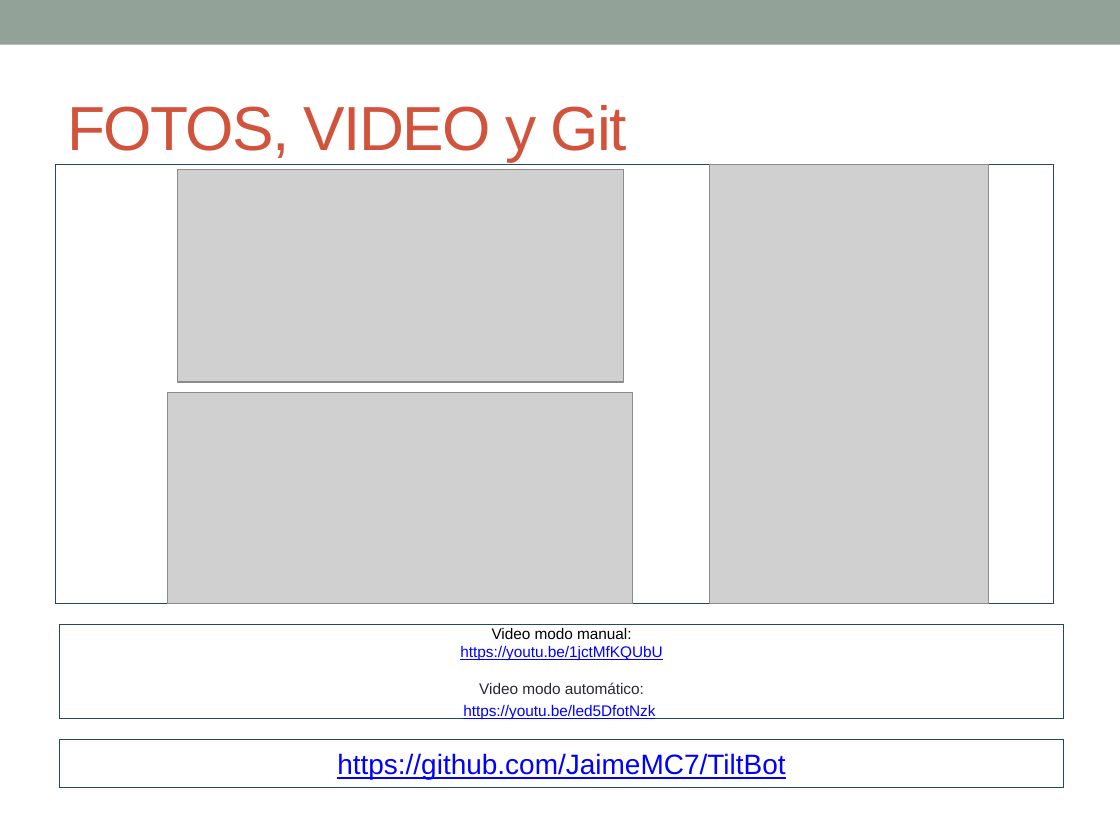
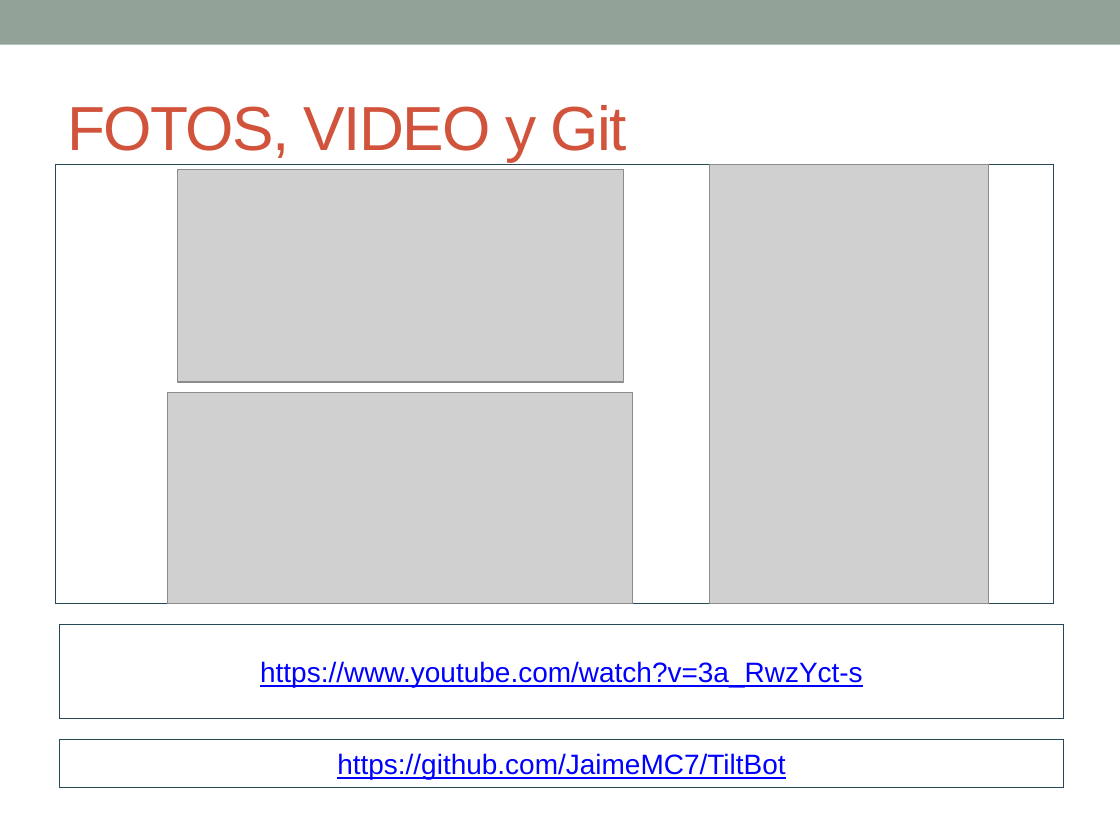
Before and after one commit to JaimeMC7/TiltBot, a slide deck: slide 4 of FINAL_PRESENTATION-TILTBOT-2024.pptx. Drawn at 1120x840 pixels with LibreOffice and Linux fonts; fonts in the diff are those of the drawing; grey boxes stand for pictures. Boxes give left, top, right and bottom in pixels: in the first picture for what was removed or moved away, otherwise in the second. Text is boxed around its words. In the diff, an @@ line names an element or a change of style, - is before the commit and + after.

```diff
--- a/FINAL_PRESENTATION-TILTBOT-2024.pptx
+++ b/FINAL_PRESENTATION-TILTBOT-2024.pptx
@@ text in rectangle at bbox=[260, 661, 863, 687]: text changed; size 9.9 to 18 pt @@
-Video modo manual:
-https://youtu.be/1jctMfKQUbU
-Video modo automático:
-https://youtu.be/led5DfotNzk
+https://www.youtube.com/watch?v=3a_RwzYct-s
```
